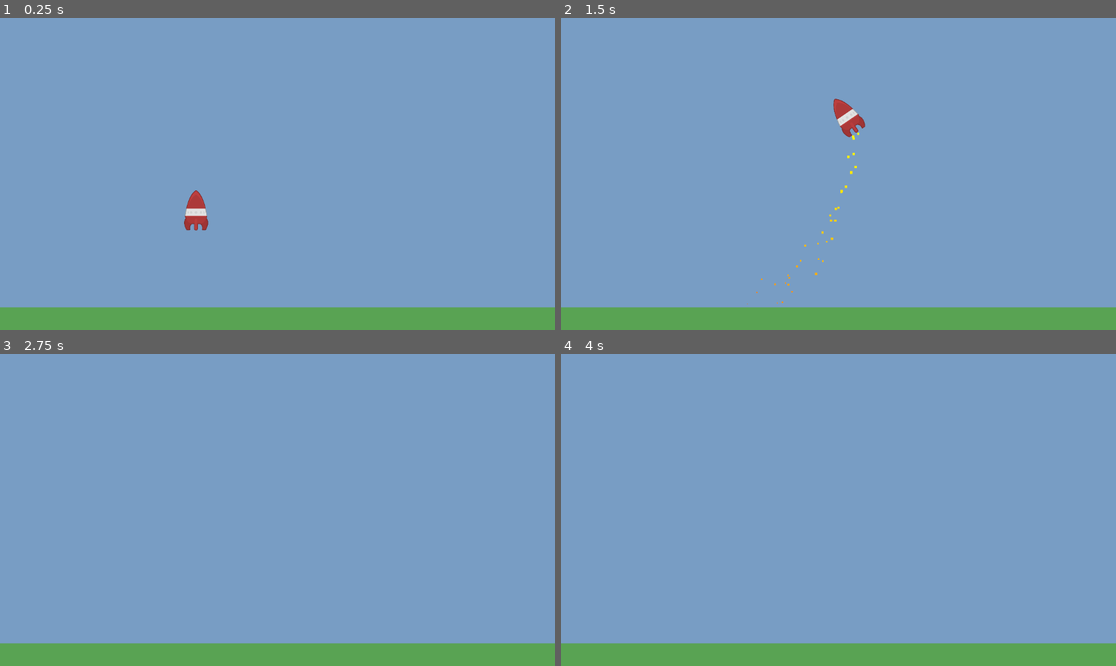
Above: before the commit, frames 1-4 (two rows, left to right).
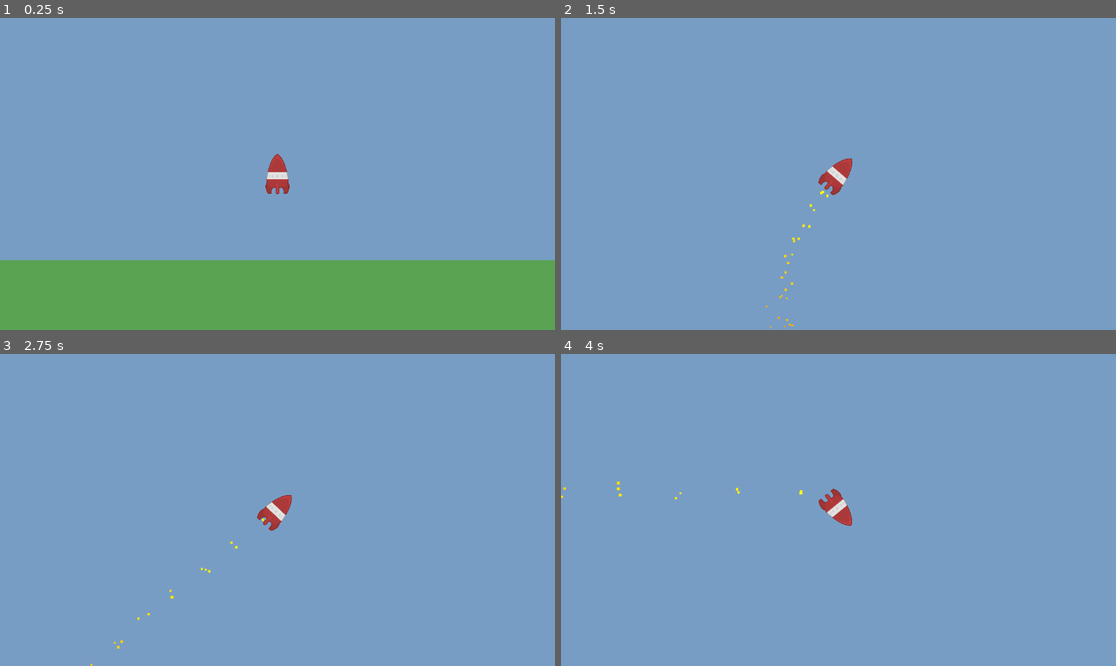
Above: after the commit, the same moments.

Repository: trflorian/galactic-hopper
Game: Godot game, scene res://game.tscn
The game is run twice, just before and just after one commit, with the same random seed, the same clock (stepped at 60 frames per second) and the same inputs.
Inputs:
- Up to frame 1 (0.25 s): no input
- Up to frame 2 (1.5 s): hold D (throttle_right) 0.53-1.28 s; hold A (throttle_left) from 1.28 s (still down)
- Up to frame 3 (2.75 s): release A (throttle_left) at 2.03 s; hold D (throttle_right) from 2.03 s (still down)
- Up to frame 4 (4 s): release D (throttle_right) at 3.53 s; hold A (throttle_left) from 3.53 s (still down)

The runs differ from the first frame. In frame 1, 16% of the frame differs, in the area x 0-100%, y 43-93%; in frame 2, 8.3%; in frame 3, 7.8%; in frame 4, 7.8%.

Commit message:
camera follows rocket

Diff:
--- /dev/null
+++ b/camera_follow.gd
@@ -0,0 +1,6 @@
+extends Camera2D
+
+@export var target_node: Node2D
+
+func _process(delta: float) -> void:
+	global_position = target_node.global_position
--- a/game.tscn
+++ b/game.tscn
@@ -1,7 +1,8 @@
-[gd_scene load_steps=12 format=3 uid="uid://d31x4j4vwnl8r"]
+[gd_scene load_steps=13 format=3 uid="uid://d31x4j4vwnl8r"]
 
 [ext_resource type="Texture2D" uid="uid://dl7ycs1ynhdqf" path="res://hopper.png" id="1_ma4h7"]
 [ext_resource type="Script" path="res://hopper_controller.gd" id="1_rxux5"]
+[ext_resource type="Script" path="res://camera_follow.gd" id="3_gopa4"]
 
 [sub_resource type="Gradient" id="Gradient_3egah"]
 offsets = PackedFloat32Array(0, 0.514539, 1)
@@ -40,7 +41,7 @@
 size = Vector2(46, 82)
 
 [sub_resource type="RectangleShape2D" id="RectangleShape2D_3foxo"]
-size = Vector2(1280, 64)
+size = Vector2(15996, 1992)
 
 [sub_resource type="Gradient" id="Gradient_lyp7o"]
 offsets = PackedFloat32Array(0)
@@ -48,7 +49,8 @@
 
 [sub_resource type="GradientTexture2D" id="GradientTexture2D_8o72e"]
 gradient = SubResource("Gradient_lyp7o")
-width = 1280
+width = 16000
+height = 2000
 
 [node name="Node2D" type="Node2D"]
 
@@ -56,6 +58,7 @@
 position = Vector2(-169, 47)
 script = ExtResource("1_rxux5")
 force_power = 2000.0
+rotate_power = 1.0
 
 [node name="ParticlesFire" type="GPUParticles2D" parent="Hopper"]
 unique_name_in_owner = true
@@ -72,7 +75,7 @@
 shape = SubResource("RectangleShape2D_vw05s")
 
 [node name="Ground" type="StaticBody2D" parent="."]
-position = Vector2(0, 309)
+position = Vector2(0, 1254)
 
 [node name="CollisionShape2D" type="CollisionShape2D" parent="Ground"]
 shape = SubResource("RectangleShape2D_3foxo")
@@ -80,4 +83,6 @@
 [node name="Sprite2D" type="Sprite2D" parent="Ground"]
 texture = SubResource("GradientTexture2D_8o72e")
 
-[node name="Camera2D" type="Camera2D" parent="."]
+[node name="Camera2D" type="Camera2D" parent="." node_paths=PackedStringArray("target_node")]
+script = ExtResource("3_gopa4")
+target_node = NodePath("../Hopper")
--- a/hopper_controller.gd
+++ b/hopper_controller.gd
@@ -1,6 +1,8 @@
 extends RigidBody2D
 
 @export var force_power: float
+@export var rotate_power: float
+
 @onready var particles_fire: GPUParticles2D = %ParticlesFire
 
 func _ready() -> void:
@@ -10,14 +12,14 @@
 func _process(delta: float) -> void:
 	var is_throttling = false
 	var offset = 0.0
-	if Input.is_action_pressed("throttle_left"):
+	if Input.is_action_pressed("throttle_right"):
 		is_throttling = true
 		offset -= 1
-	if Input.is_action_pressed("throttle_right"):
+	if Input.is_action_pressed("throttle_left"):
 		is_throttling = true
 		offset += 1
 
 	if is_throttling:
-		apply_force(-transform.y * force_power, transform.x * offset * 3)
+		apply_force(-transform.y * force_power, transform.x * offset * rotate_power)
 
 	particles_fire.emitting = is_throttling
